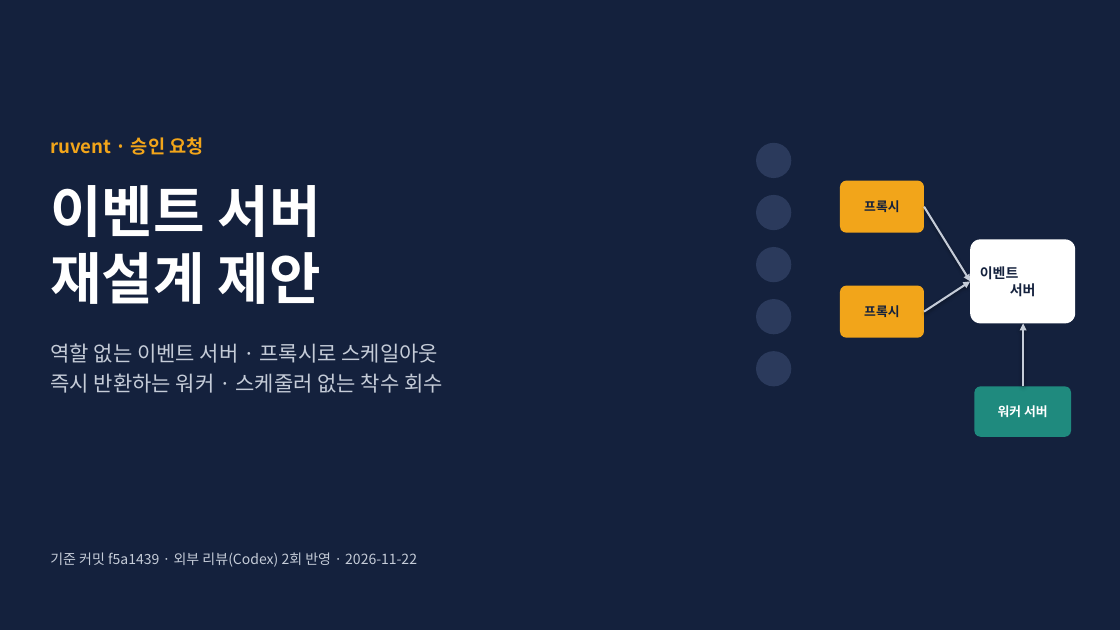
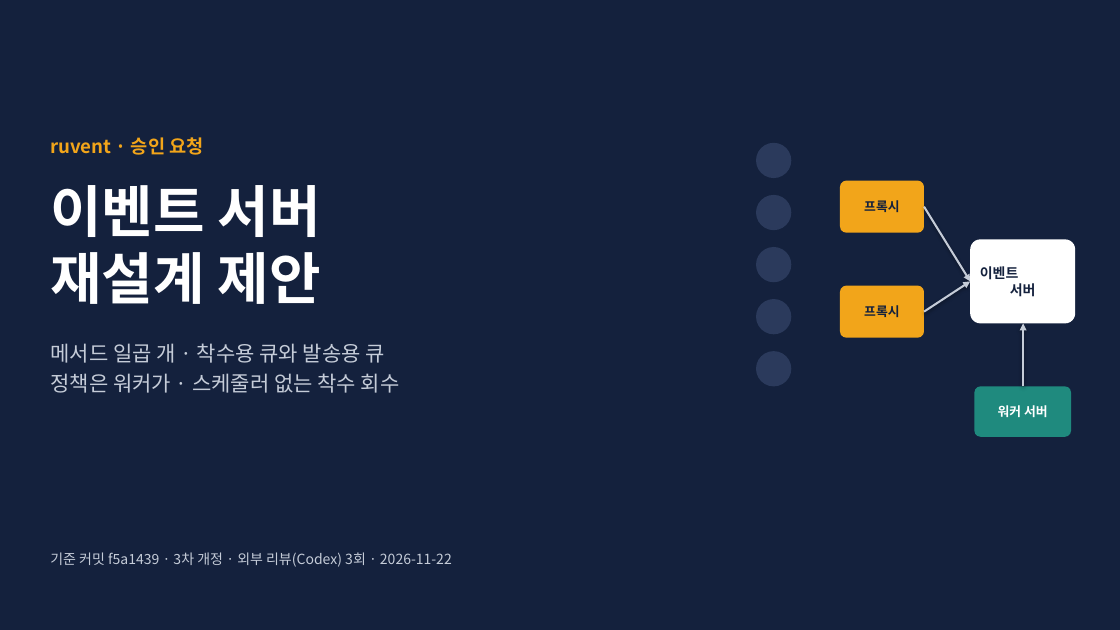
Before and after one commit to hikaMaeng/ruvent, a slide deck: slide 1 of docs/proposals/event-server-redesign.pptx. Drawn at 1120x630 pixels with LibreOffice and Linux fonts; fonts in the diff are those of the drawing. Boxes give left, top, right and bottom in pixels: in the first picture for what was removed or moved away, otherwise in the second. Text is boxed around its words. In the diff, an @@ line names an element or a change of style, - is before the commit and + after.

```diff
--- a/docs/proposals/event-server-redesign.pptx
+++ b/docs/proposals/event-server-redesign.pptx
@@ text at [50,343,400,393]: text changed @@
-역할 없는 이벤트 서버 · 프록시로 스케일아웃
-즉시 반환하는 워커 · 스케줄러 없는 착수 회수
+메서드 일곱 개 · 착수용 큐와 발송용 큐
+정책은 워커가 · 스케줄러 없는 착수 회수
@@ text at [50,552,452,567]: text changed @@
-기준 커밋 f5a1439 · 외부 리뷰(Codex) 2회 반영 · 2026-11-22
+기준 커밋 f5a1439 · 3차 개정 · 외부 리뷰(Codex) 3회 · 2026-11-22
```
Also in this commit, not shown: 16 other slides changed, 6 slides added, 6 slides removed, 3 other files.
